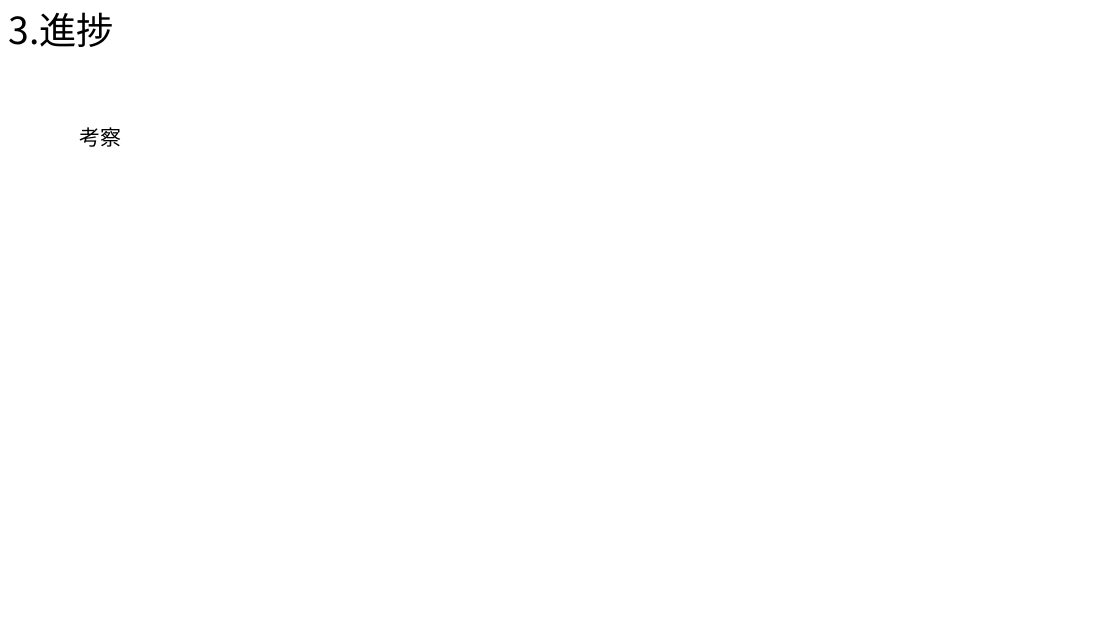
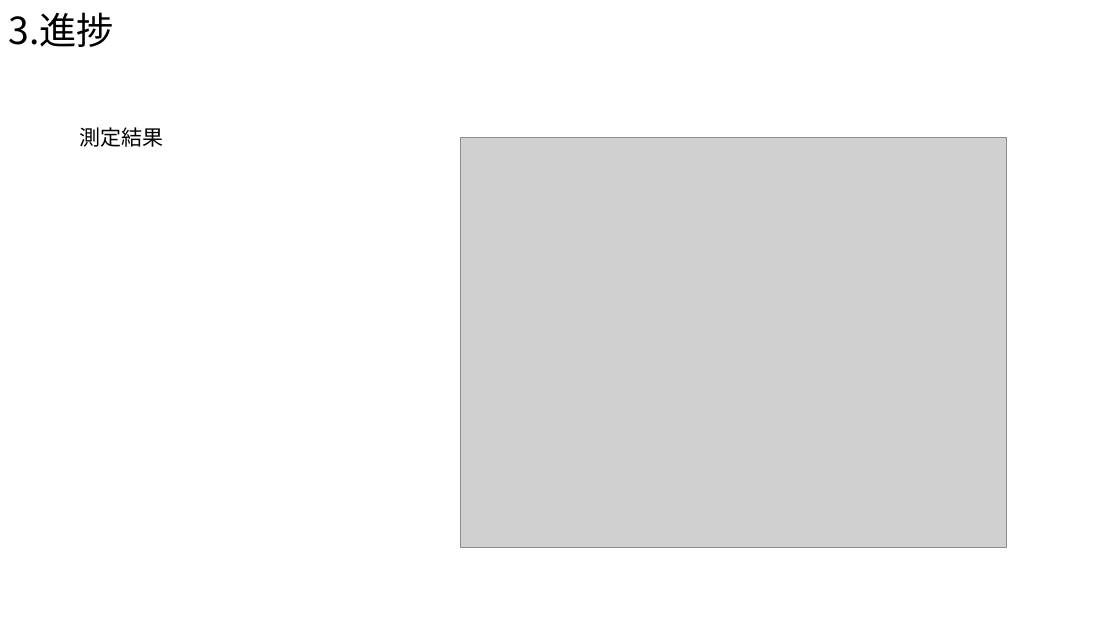
Before and after one commit to Takeuchi-yuya/Ksimulation, a slide deck: slide 11 of docs/最終発表.pptx (slide 9 before the commit). Drawn at 1120x630 pixels with LibreOffice and Linux fonts; fonts in the diff are those of the drawing; grey boxes stand for pictures. Boxes give left, top, right and bottom in pixels: in the first picture for what was removed or moved away, otherwise in the second. Text is boxed around its words. In the diff, an @@ line names an element or a change of style, - is before the commit and + after.

```diff
--- a/docs/最終発表.pptx
+++ b/docs/最終発表.pptx
@@ text at (80,127,164,147): text changed @@
-考察
+測定結果
@@ picture added at (460,138,1007,548) @@
```
Also in this commit, not shown: 6 other slides changed, 2 slides added, 1 slide removed.
